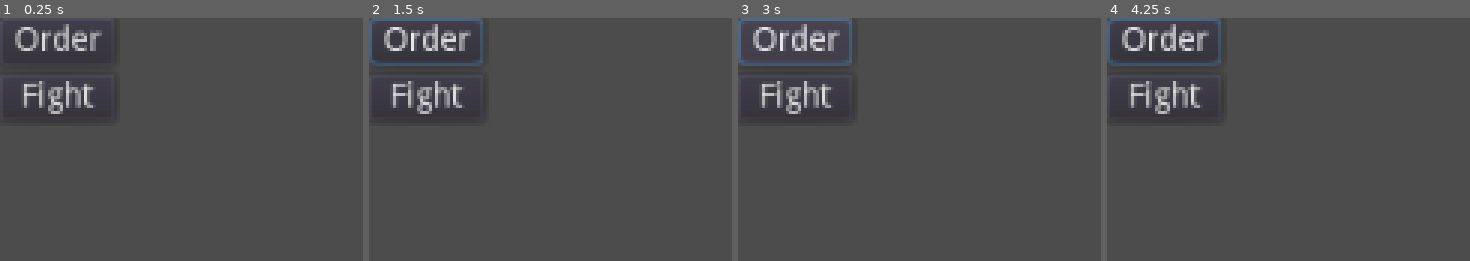
Above: before the commit, frames 1-4 (left to right).
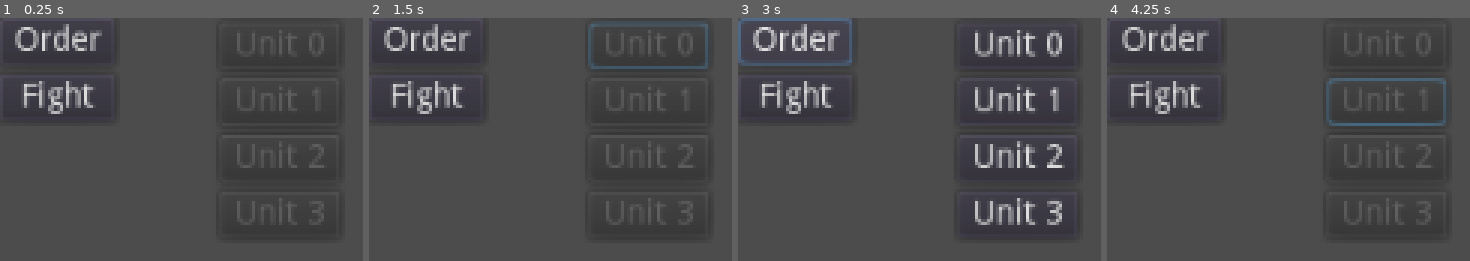
Above: after the commit, the same moments.

Repository: tangweejieleslie/phoenix_journey
Game: Godot game, scene res://BattleManager.tscn
The game is run twice, just before and just after one commit, with the same random seed, the same clock (stepped at 60 frames per second) and the same inputs.
Inputs (mouse positions are in pixels of both pictures, inside the frame that each line leads up to):
- Up to frame 1 (0.25 s): no input
- Up to frame 2 (1.5 s): click "Order" at 0.5 s; click (648, 47) at 1.25 s, where only the run after the commit has a clickable "Unit 0"
- Up to frame 3 (3 s): click "Fight" at 2 s; click "Order" at 2.75 s
- Up to frame 4 (4.25 s): click (1386, 103) at 3.5 s, where only the run after the commit has a clickable "Unit 1"

The runs differ from the first frame. In frame 2, 1.5% of the frame differs, in the area x 0-94%, y 0-21%; in frame 3, 4.9%, in the area x 62-92%, y 4-89%; in frame 4, 1.8%.

Commit message:
added skills container with default skills

Diff:
--- a/Godot Working Folder/BattleManager.gd
+++ b/Godot Working Folder/BattleManager.gd
@@ -12,6 +12,7 @@
 # Called when the node enters the scene tree for the first time.
 func _ready():
 	ConnectActionSignals($ActionsLayout)
+	$UnitsContainer.disableAll()
 	pass # Replace with function body.
 
 # This will lead to tightly coupled code. Need to refactor later
@@ -21,6 +22,7 @@
 
 func HandleOrder():
 	print("Order Phase")
+	$UnitsContainer.enableAll()
 	pass
 
 func HandleFight():
--- a/Godot Working Folder/BattleManager.tscn
+++ b/Godot Working Folder/BattleManager.tscn
@@ -1,9 +1,16 @@
-[gd_scene load_steps=3 format=2]
+[gd_scene load_steps=4 format=2]
 
 [ext_resource path="res://BattleManager.gd" type="Script" id=1]
 [ext_resource path="res://ActionsLayout.tscn" type="PackedScene" id=2]
+[ext_resource path="res://UnitsContainer.tscn" type="PackedScene" id=3]
 
 [node name="BattleManager" type="Node2D"]
 script = ExtResource( 1 )
 
 [node name="ActionsLayout" parent="." instance=ExtResource( 2 )]
+
+[node name="UnitsContainer" parent="." instance=ExtResource( 3 )]
+margin_left = 93.6224
+margin_top = 2.41422
+margin_right = 161.622
+margin_bottom = 41.4142
--- /dev/null
+++ b/Godot Working Folder/GenericButton.gd
@@ -0,0 +1,24 @@
+extends Button
+
+var Name = "Unit ABC"
+
+# Called when the node enters the scene tree for the first time.
+func _ready():
+	self.text = Name
+	pass # Replace with function body.
+
+signal UnitPressed(instanceId) # need to indicate which unit is selected.
+
+func _on_UnitPlaceholder_pressed():
+	emit_signal("UnitPressed", get_instance_id())
+	pass # Replace with function body.
+
+func SetName(newName):
+	Name = newName
+
+func DisableClick():
+	self.disabled = true
+
+
+func EnableClick():
+	self.disabled = false
--- /dev/null
+++ b/Godot Working Folder/GenericContainer.gd
@@ -0,0 +1,46 @@
+extends GridContainer
+
+
+# Declare member variables here. Examples:
+# var a = 2
+# var b = "text"
+
+
+# Called when the node enters the scene tree for the first time.
+func _ready():
+	var unit = preload("res://UnitPlaceholder.tscn")
+
+	# Instantiate units
+	for n in 4:
+		var NewUnit = unit.instance()
+		var name = "Unit " + str(n)
+		NewUnit.SetName(name)
+		self.add_child(NewUnit)
+
+	# Connect Unit Press Signal
+	ConnectChild()
+
+	pass # Replace with function body.
+
+func ConnectChild():
+	for c in get_children():
+		print(c)
+		c.connect("UnitPressed", self, "handleUnitPressed")
+	pass
+
+func handleUnitPressed(instanceId):
+	print(instanceId)
+	print(instance_from_id(instanceId).Name, " is pressed")
+	disableAll() # after selection, disable all units. next state is to select skills
+
+func disableAll():
+	for c in get_children():
+		c.DisableClick()
+
+func enableAll():
+	for c in get_children():
+		c.EnableClick()
+
+# Called every frame. 'delta' is the elapsed time since the previous frame.
+#func _process(delta):
+#	pass
--- /dev/null
+++ b/Godot Working Folder/SkillBase.gd
@@ -0,0 +1,24 @@
+extends Button
+
+var SkillName = "skill"
+
+# Called when the node enters the scene tree for the first time.
+func _ready():
+	self.text = SkillName
+	pass # Replace with function body.
+
+
+
+
+# Called every frame. 'delta' is the elapsed time since the previous frame.
+#func _process(delta):
+#	pass
+
+func SetName(name):
+	SkillName = name
+
+signal SkillPressed(id)
+
+func _on_Skill_pressed():
+	emit_signal("SkillPressed", get_instance_id())
+	pass # Replace with function body.
--- /dev/null
+++ b/Godot Working Folder/SkillBase.tscn
@@ -0,0 +1,13 @@
+[gd_scene load_steps=2 format=2]
+
+[ext_resource path="res://SkillBase.gd" type="Script" id=1]
+
+[node name="Skill" type="Button"]
+margin_right = 12.0
+margin_bottom = 20.0
+script = ExtResource( 1 )
+__meta__ = {
+"_edit_use_anchors_": false
+}
+
+[connection signal="pressed" from="." to="." method="_on_Skill_pressed"]
--- /dev/null
+++ b/Godot Working Folder/SkillList.tscn
@@ -0,0 +1,8 @@
+[gd_scene format=2]
+
+[node name="SkillList" type="GridContainer"]
+margin_right = 40.0
+margin_bottom = 40.0
+__meta__ = {
+"_edit_use_anchors_": false
+}
--- /dev/null
+++ b/Godot Working Folder/SkillsContainer.gd
@@ -0,0 +1,41 @@
+extends GridContainer
+
+var Skills = ["Attack", "Defend", "Heal", "Skill Name ABC"]
+
+# Called when the node enters the scene tree for the first time.
+func _ready():
+	var skill = preload("res://SkillBase.tscn")
+
+	# Instantiate units
+	for s in Skills:
+		var NewSkill = skill.instance()
+		NewSkill.SetName(s)
+		self.add_child(NewSkill)
+
+	# Connect Unit Press Signal
+	ConnectChild()
+
+	pass # Replace with function body.
+
+func ConnectChild():
+	for c in get_children():
+		print(c)
+		c.connect("SkillPressed", self, "handleSkillPressed")
+	pass
+
+func handleSkillPressed(instanceId):
+	print(instanceId)
+	print(instance_from_id(instanceId).SkillName, " is pressed")
+	# disableAll() # after selection, disable all units. next state is to select skills
+
+func disableAll():
+	for c in get_children():
+		c.DisableClick()
+
+func enableAll():
+	for c in get_children():
+		c.EnableClick()
+
+# Called every frame. 'delta' is the elapsed time since the previous frame.
+#func _process(delta):
+#	pass
--- /dev/null
+++ b/Godot Working Folder/SkillsContainer.tscn
@@ -0,0 +1,11 @@
+[gd_scene load_steps=2 format=2]
+
+[ext_resource path="res://SkillsContainer.gd" type="Script" id=1]
+
+[node name="SkillsContainer" type="GridContainer"]
+margin_right = 40.0
+margin_bottom = 40.0
+script = ExtResource( 1 )
+__meta__ = {
+"_edit_use_anchors_": false
+}
--- /dev/null
+++ b/Godot Working Folder/UnitPlaceholder.tscn
@@ -0,0 +1,14 @@
+[gd_scene load_steps=2 format=2]
+
+[ext_resource path="res://GenericButton.gd" type="Script" id=1]
+
+[node name="UnitPlaceholder" type="Button"]
+margin_right = 121.0
+margin_bottom = 20.0
+text = "This is a Monster"
+script = ExtResource( 1 )
+__meta__ = {
+"_edit_use_anchors_": false
+}
+
+[connection signal="pressed" from="." to="." method="_on_UnitPlaceholder_pressed"]
--- /dev/null
+++ b/Godot Working Folder/UnitsContainer.tscn
@@ -0,0 +1,11 @@
+[gd_scene load_steps=2 format=2]
+
+[ext_resource path="res://GenericContainer.gd" type="Script" id=1]
+
+[node name="UnitsContainer" type="GridContainer"]
+margin_right = 40.0
+margin_bottom = 40.0
+script = ExtResource( 1 )
+__meta__ = {
+"_edit_use_anchors_": false
+}
